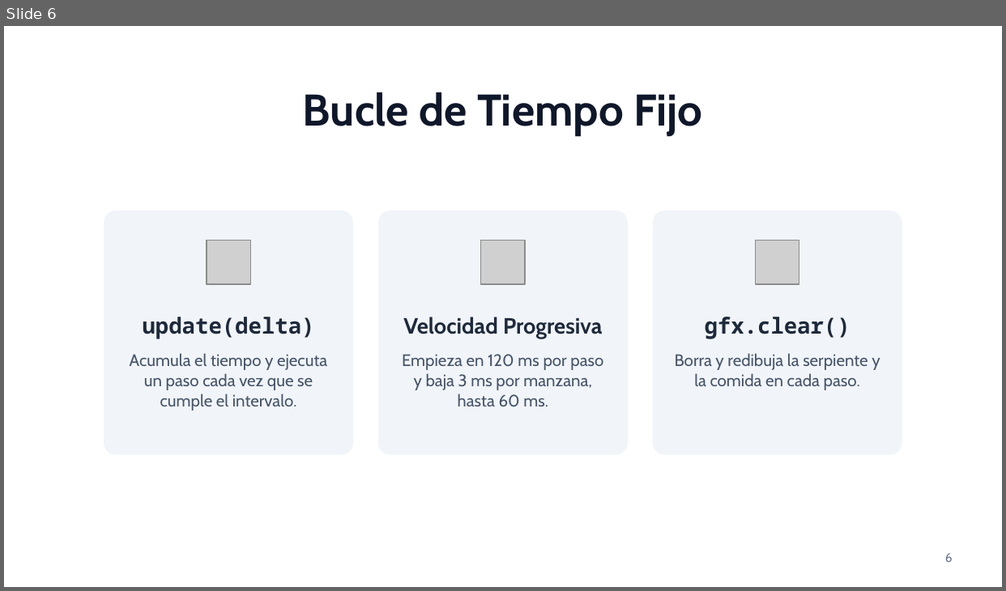
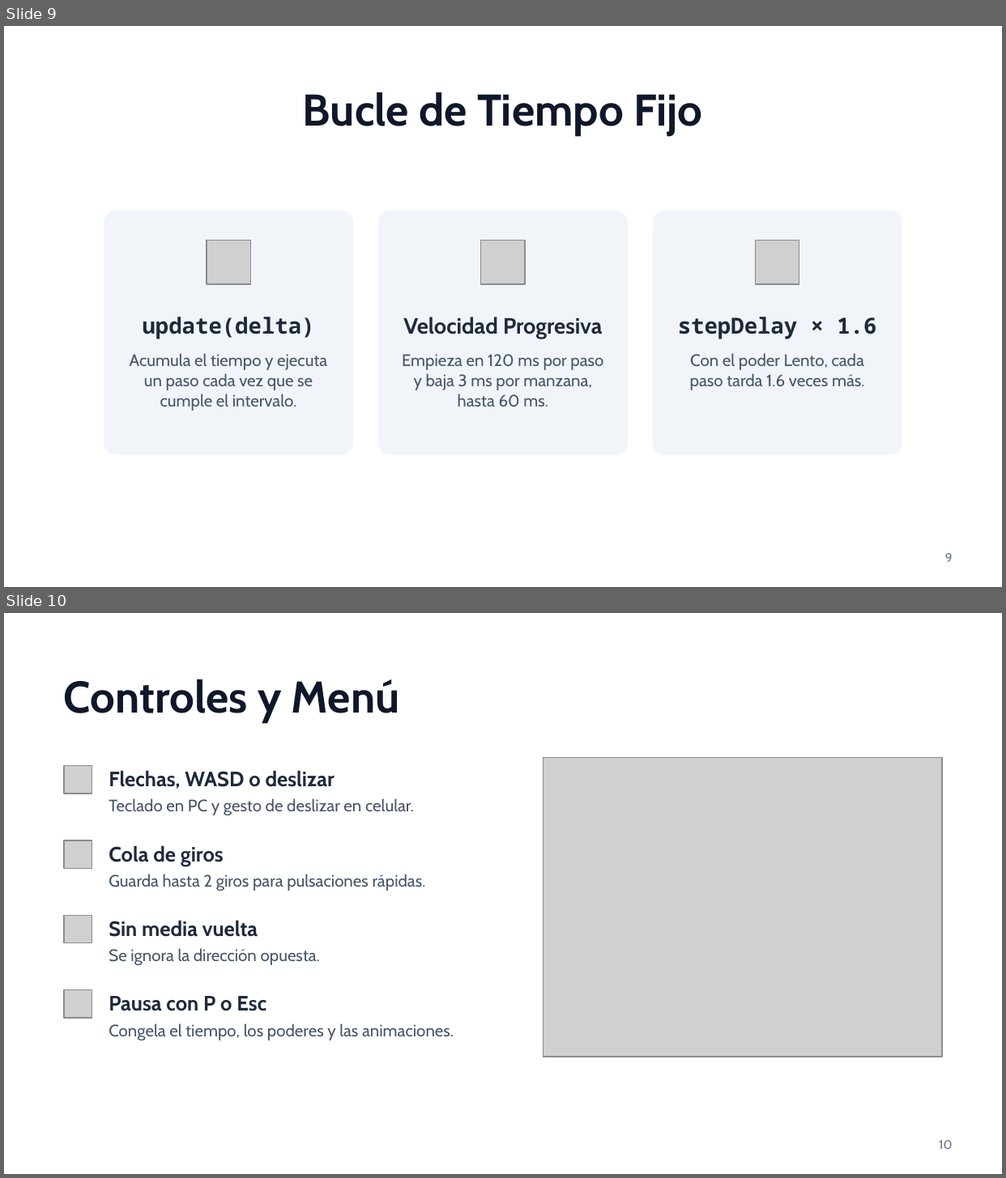
Before and after one commit to 2026B-sof-jueg-gr1/VELASQUEZ-CANDO-CAROL-ABIGAIL-jueg-gr3, a slide deck: Snake/Presentación de Snake.pptx. Shown one above the other, each under a label of ours: slide 6 before the commit, slides 9 and 10 after it. The pictures are 1006x591 and 1006x1178 pixels, drawn with LibreOffice and Linux fonts; fonts in the diff are those of the drawing; grey boxes stand for pictures. Boxes give left, top, right and bottom in pixels: in the first picture for what was removed or moved away, otherwise in the second. Text is boxed around its words. In the diff, an @@ line names an element or a change of style, - is before the commit and + after.

Commit message:
Update: actualizar presentacion para exposicion

```diff
--- a/Snake/Presentación de Snake.pptx
+++ b/Snake/Presentación de Snake.pptx
@@ slide 10 added at box(4, 613, 1002, 1174), background #FFFFFF @@
@@ title added at box(64, 679, 399, 723), 32 pt, text #0F172A, bold @@
+Controles y Menú
@@ picture added at box(543, 758, 942, 1057) @@
@@ picture added at box(64, 765, 91, 794) @@
@@ text added at box(108, 770, 334, 789), 15 pt, text #1E293B, bold @@
+Flechas, WASD o deslizar
@@ text added at box(108, 798, 414, 815), 12 pt, text #475569 @@
+Teclado en PC y gesto de deslizar en celular.
@@ picture added at box(64, 841, 91, 868) @@
@@ text added at box(108, 845, 224, 866), 15 pt, text #1E293B, bold @@
+Cola de giros
@@ text added at box(108, 874, 426, 891), 12 pt, text #475569 @@
+Guarda hasta 2 giros para pulsaciones rápidas.
@@ picture added at box(64, 915, 91, 943) @@
@@ text added at box(108, 920, 258, 937), 15 pt, text #1E293B, bold @@
+Sin media vuelta
@@ text added at box(108, 948, 320, 965), 12 pt, text #475569 @@
+Se ignora la dirección opuesta.
@@ picture added at box(64, 990, 91, 1018) @@
@@ text added at box(108, 996, 266, 1012), 15 pt, text #1E293B, bold @@
+Pausa con P o Esc
@@ text added at box(108, 1024, 454, 1041), 12 pt, text #475569 @@
+Congela el tiempo, los poderes y las animaciones.
@@ page number added at box(939, 1140, 952, 1149), 9 pt, text #64748B @@
+10
@@ what was slide 6 is now slide 9 @@
@@ slide 9 changed as well @@
@@ text at box(678, 317, 876, 339): text changed @@
-gfx.clear()
+stepDelay × 1.6
@@ text at box(690, 353, 864, 390): text changed @@
-Borra y redibuja la serpiente y la comida en cada paso.
+Con el poder Lento, cada paso tarda 1.6 veces más.
@@ page number at box(945, 553, 953, 562): text changed @@
-6
+9
```
Also in this commit, not shown: 6 other slides changed, 5 other slides added, 2 slides removed, 1 other file.
